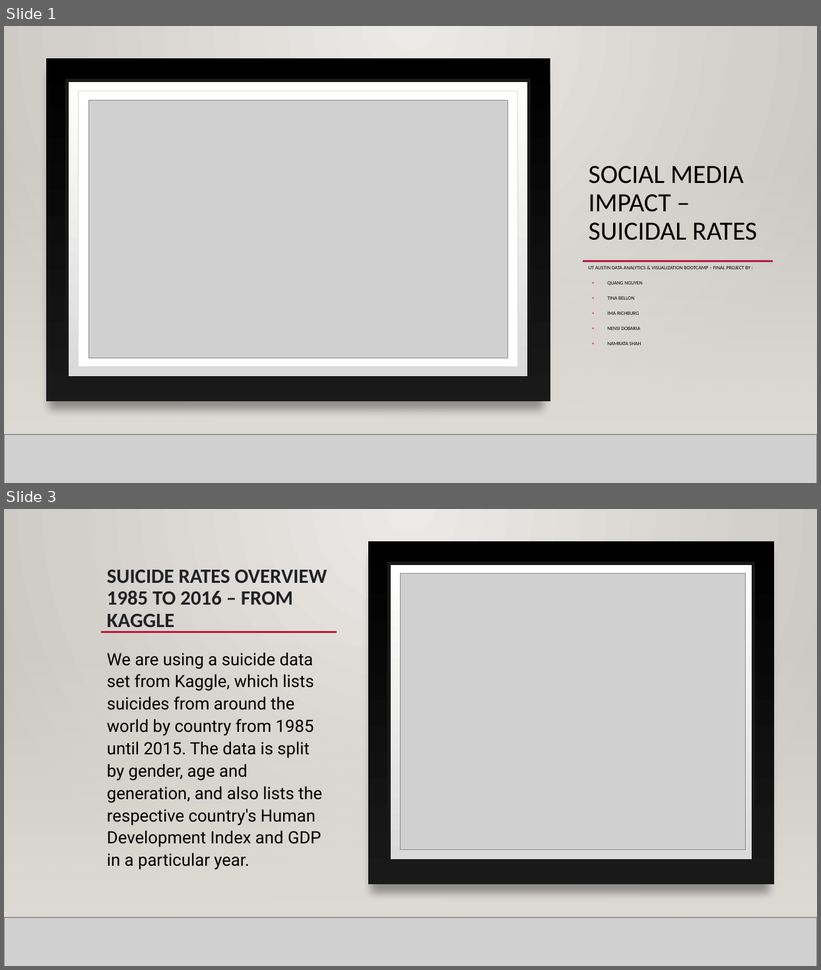
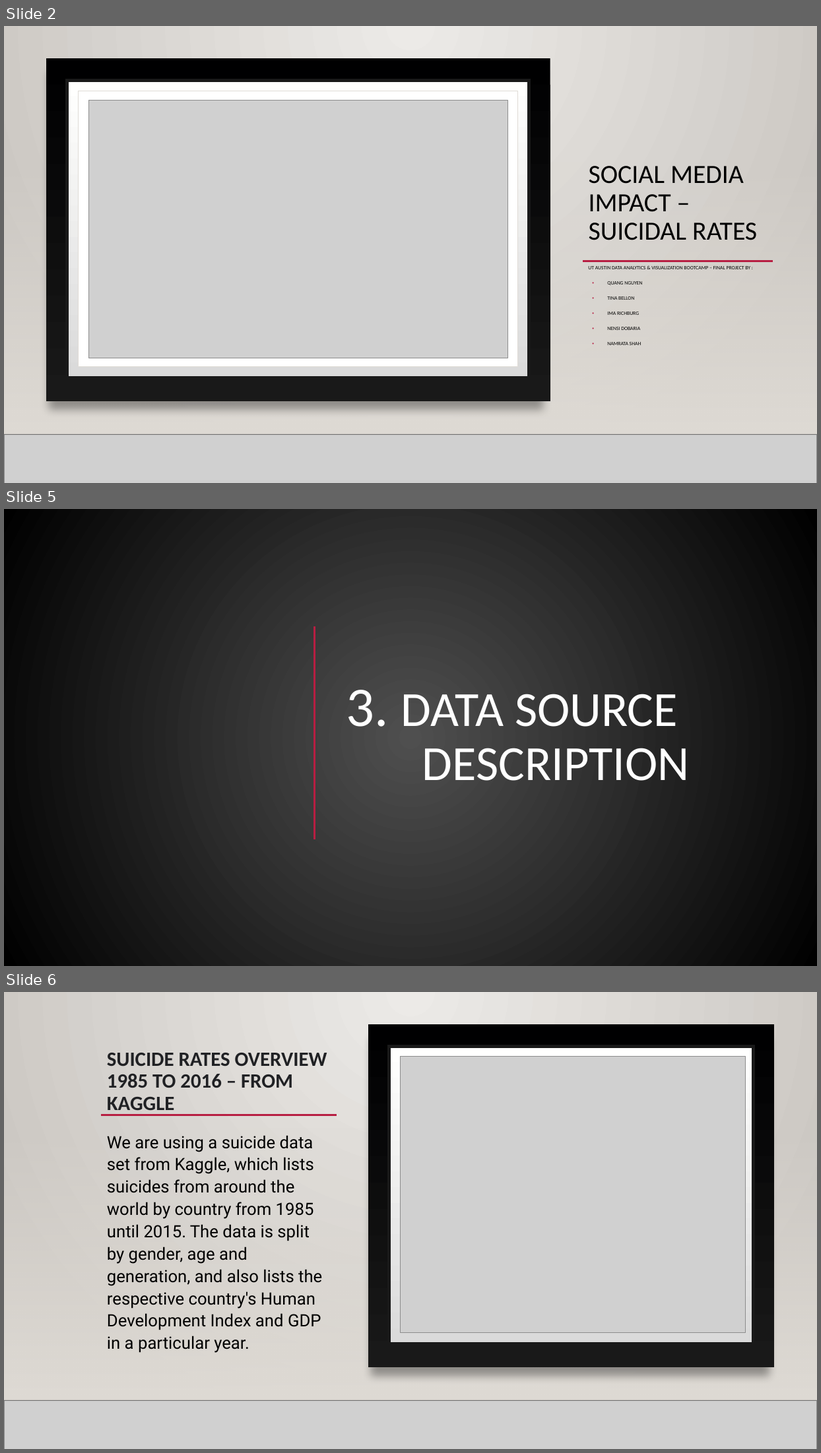
Before and after one commit to NensiH/Social_media_impact, a slide deck: Presentation/Social Media Impact_final_ppt.pptx. Shown one above the other, each under a label of ours: slides 1 and 3 before the commit, slides 2, 5 and 6 after it; the slides between them are not shown. The pictures are 821x970 and 821x1453 pixels, drawn with LibreOffice and Linux fonts; fonts in the diff are those of the drawing; grey boxes stand for pictures; background and template pictures are left out. Boxes give left, top, right and bottom in pixels: in the first picture for what was removed or moved away, otherwise in the second. Text is boxed around its words. In the diff, an @@ line names an element or a change of style, - is before the commit and + after.

```diff
--- a/Presentation/Social Media Impact_final_ppt.pptx
+++ b/Presentation/Social Media Impact_final_ppt.pptx
@@ slide 5 added at (4,509,817,966), background gradient #505050 to #000000; not listed: 2 template elements that a slide beside it also shows @@
@@ rectangle added at (4,509,817,966), fill gradient #505050 to #000000 @@
@@ line added from (314, 626) to (314, 840), #B71E42 2.75 pt @@
@@ rectangle added at (4,644,817,918), fill gradient #454545 @@
@@ rectangle added at (4,644,817,918), fill gradient #454545 @@
@@ title added at (346,690,689,781), 58 pt, text #FFFFFF @@
+3. DATA SOURCE
+DESCRIPTION
@@ line added from (165, 745) to (741, 745), #B71E42 2.5 pt @@
@@ picture added at (4,918,817,966) @@
@@ line added from (4, 918) to (817, 918), #000001 1 pt @@
@@ what was slide 1 is now slide 2 @@
@@ what was slide 3 is now slide 6 @@
```
Also in this commit, not shown: 5 slides changed, 12 other slides added, 1 other file.
